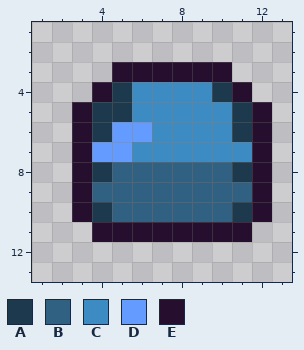
Pixel-art sprite, stored at Assets/Sprites/Enemies/Blob/NewBlob/Blue/Blob_Blue6.png. Above: the version before the commit.
The file is 16x16 pixels. Shown: x 1..13, y 1..13.
Palette (. is transparent): A #1c394d  B #306082  C #3c8bc3  D #639bff  E #260e2e
And afterwards:
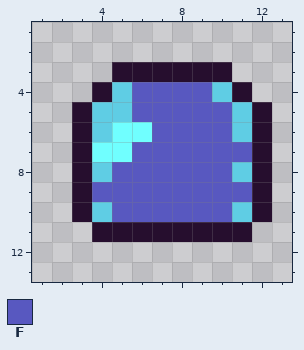
Colours new in this view: F #5858c0
The edit:
colour A: #1c394d -> #5fcde4
colour D: #639bff -> #70ffff
Changed rows in their new state; - is a pixel that keeps its letter.
first column x 4:
 4 --FFFF--
 5 --FFFFF-
 6 ---FFFF-
 7 --FFFFFF
 8 -FFFFFF-
 9 FFFFFFFF
10 -FFFFFF-
Where, in picture pixels (left, top, right, bottom), the same in both pictures:
changed: (92, 82, 252, 222)
